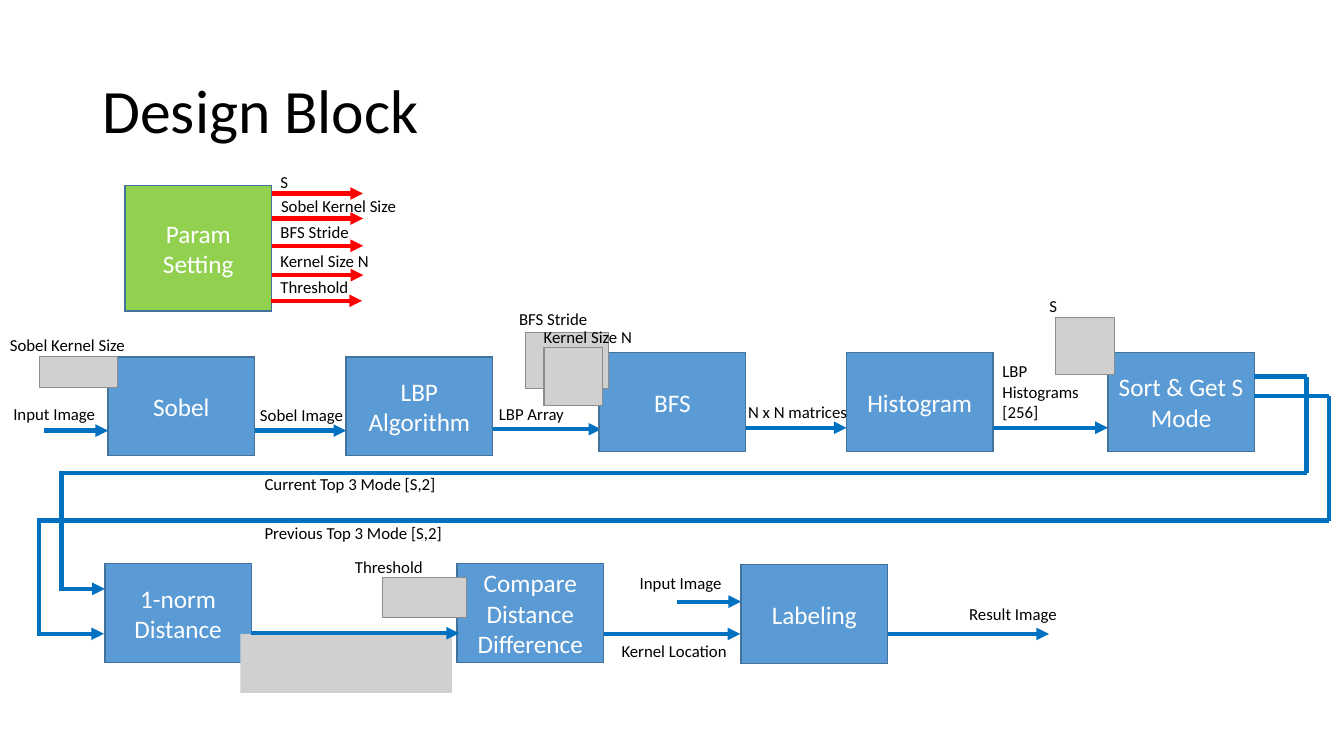
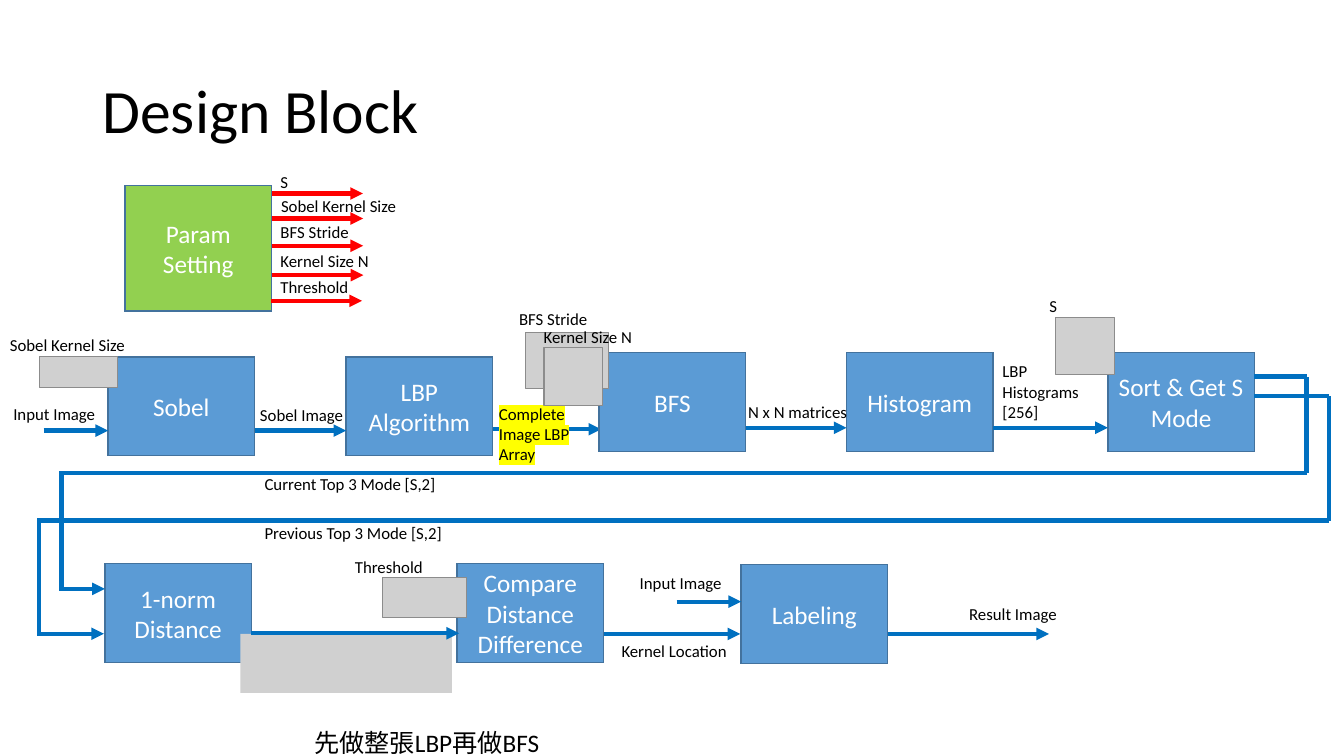
Before and after one commit to kennygnw/road_segmentation_hw, a slide deck: slide 4 of Image Segmentation of Concrete Roads.pptx. Drawn at 1344x756 pixels with LibreOffice and Linux fonts; fonts in the diff are those of the drawing; grey boxes stand for pictures. Boxes give left, top, right and bottom in pixels: in the first picture for what was removed or moved away, otherwise in the second. Text is boxed around its words. In the diff, an @@ line names an element or a change of style, - is before the commit and + after.

```diff
--- a/Image Segmentation of Concrete Roads.pptx
+++ b/Image Segmentation of Concrete Roads.pptx
@@ text at [499, 408, 569, 463]: text changed @@
-LBP Array
+Complete Image LBP Array
@@ text added at [314, 730, 539, 754], 18 pt, text #000000 @@
+先做整張LBP再做BFS
```
Also in this commit, not shown: 1 other slide changed.
